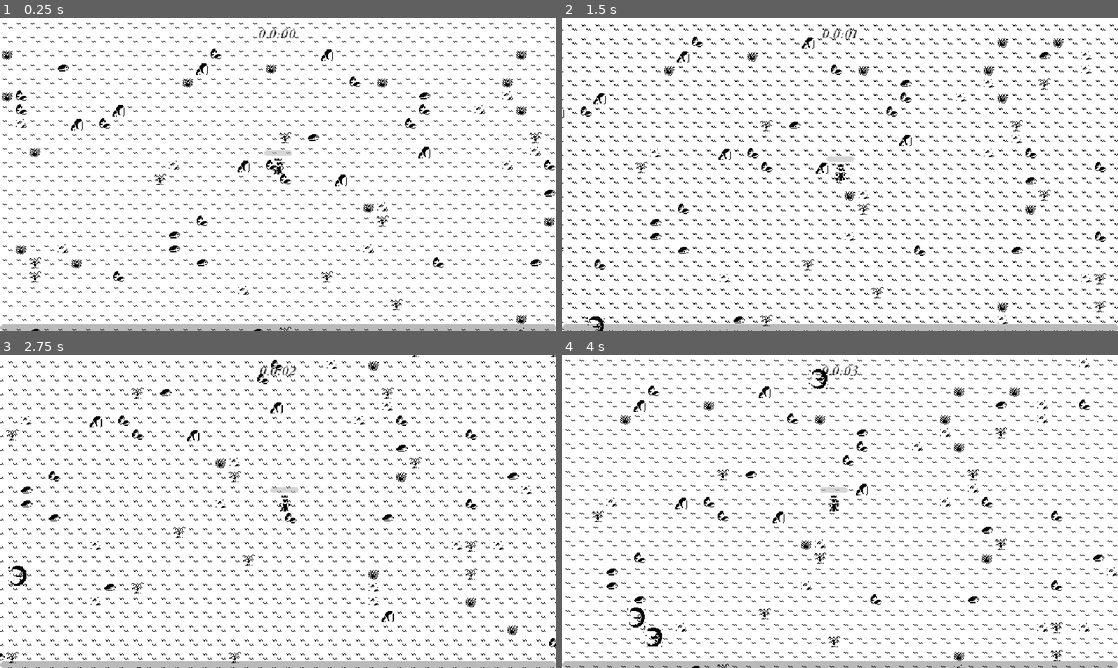
Above: before the commit, frames 1-4 (two rows, left to right).
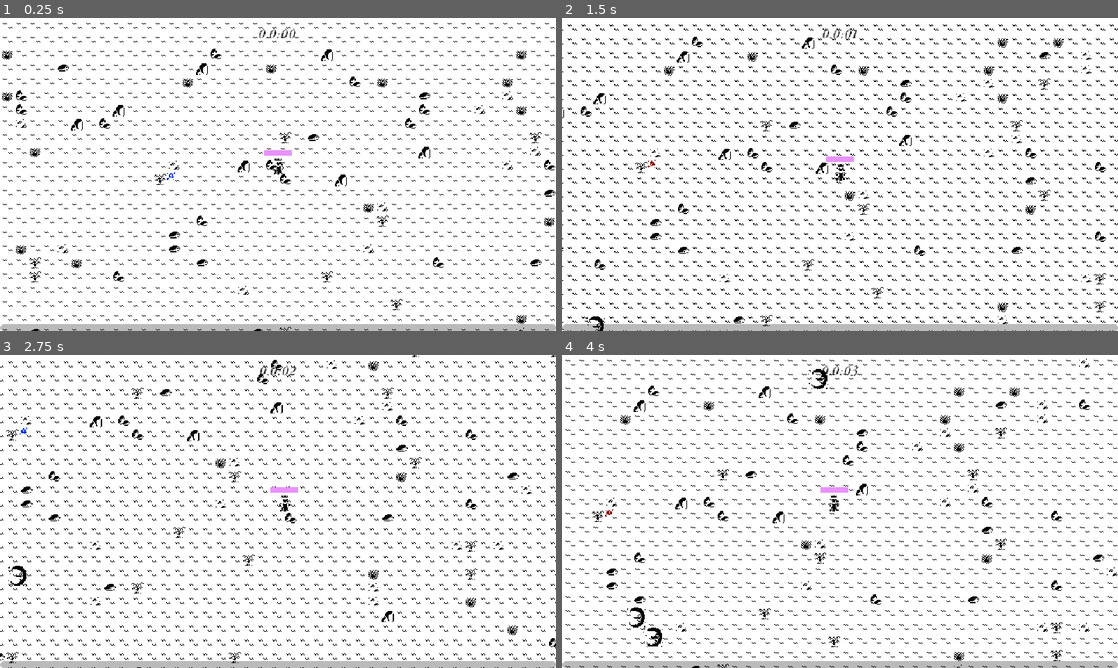
Above: after the commit, the same moments.

Repository: SoftcoreBee/Holographia
Game: Godot game, scene res://scene/main.tscn
The game is run twice, just before and just after one commit, with the same random seed, the same clock (stepped at 60 frames per second) and the same inputs.
Inputs (mouse positions are in pixels of both pictures, inside the frame that each line leads up to):
- Up to frame 1 (0.25 s): no input
- Up to frame 2 (1.5 s): tap Enter at 0.5 s; move the mouse to (962, 158) at 0.52 s; press the mouse at (962, 158) at 0.53 s; hold D (move_right) 0.53-1.28 s; move the mouse to (728, 190) at 1.27 s; release the mouse at (728, 190) at 1.28 s; hold S (move_down) from 1.28 s (still down); click (728, 190) at 1.35 s
- Up to frame 3 (2.75 s): move the mouse to (333, 442) at 2.02 s; release S (move_down) at 2.03 s; press the mouse at (333, 442) at 2.03 s; hold D (move_right) from 2.03 s (still down)
- Up to frame 4 (4 s): move the mouse to (812, 574) at 2.77 s; release D (move_right) at 2.78 s; release the mouse at (812, 574) at 2.78 s; hold W (move_up) 2.78-3.53 s; click (812, 574) at 2.85 s; move the mouse to (1006, 558) at 3.52 s; press the mouse at (1006, 558) at 3.53 s; hold A (move_left) from 3.53 s (still down)

The runs differ from the first frame. In frame 1, 0.1% of the frame differs, in the area x 30-53%, y 42-52%; in frame 2, 0.1%; in frame 3, 0.1%; in frame 4, 0.1%, in the area x 7-52%, y 42-52%.

Commit message:
rainbow xp

Diff:
--- a/scene/main.tscn
+++ b/scene/main.tscn
@@ -9,6 +9,7 @@
 [ext_resource type="PackedScene" uid="uid://cch8fdklnvxye" path="res://scene/upgrade_manager.tscn" id="6_b5f6u"]
 [ext_resource type="PackedScene" uid="uid://dij6b37rnhorp" path="res://scene/experience_bar.tscn" id="8_of57s"]
 [ext_resource type="TileSet" uid="uid://d4lm660m0e26i" path="res://tileset3.tres" id="9_tqoya"]
+[ext_resource type="PackedScene" uid="uid://cjgtpvdctdc6y" path="res://scene/experience_gem.tscn" id="10_tqoya"]
 
 [node name="Main" type="Node"]
 
@@ -41,3 +42,6 @@
 position = Vector2(320, 178)
 
 [node name="Foreground" type="Node2D" parent="." groups=["foreground_layer"]]
+
+[node name="ExperienceGem" parent="." instance=ExtResource("10_tqoya")]
+position = Vector2(197, 180)
--- a/scene/player.tscn
+++ b/scene/player.tscn
@@ -12,6 +12,11 @@
 size = Vector2(10, 18)
 
 [sub_resource type="CircleShape2D" id="CircleShape2D_hjaqi"]
+
+[sub_resource type="StyleBoxEmpty" id="StyleBoxEmpty_ct4mp"]
+
+[sub_resource type="StyleBoxFlat" id="StyleBoxFlat_ct4mp"]
+bg_color = Color(0.914, 0.57, 1, 1)
 
 [node name="Player" type="CharacterBody2D" groups=["player"]]
 collision_layer = 0
@@ -62,5 +67,8 @@
 offset_right = 16.0
 offset_bottom = -22.0
 pivot_offset = Vector2(16, 3)
+theme_override_styles/background = SubResource("StyleBoxEmpty_ct4mp")
+theme_override_styles/fill = SubResource("StyleBoxFlat_ct4mp")
 max_value = 1.0
+value = 0.5
 show_percentage = false
--- a/script/experience_gem.gd
+++ b/script/experience_gem.gd
@@ -1,8 +1,15 @@
 extends Node2D
+
+@export var rainbow_speed: float = 2.0
+var time_passed: float = 0.0
 
 func _ready():
     $Area2D.area_entered.connect(_on_area_entered)
 
+func _process(delta):
+    time_passed += delta
+    var hue = fmod(time_passed * rainbow_speed, 1.0)
+    modulate = Color.from_hsv(hue, 1.0, 1.0)
 
 func _on_area_entered(other_area: Area2D):
     GameEvents.emit_experience_gem_collected(1)
Not shown: 1 places in scene/main.tscn that only renumber resources
Not shown: 1 places in scene/player.tscn that only renumber resources
